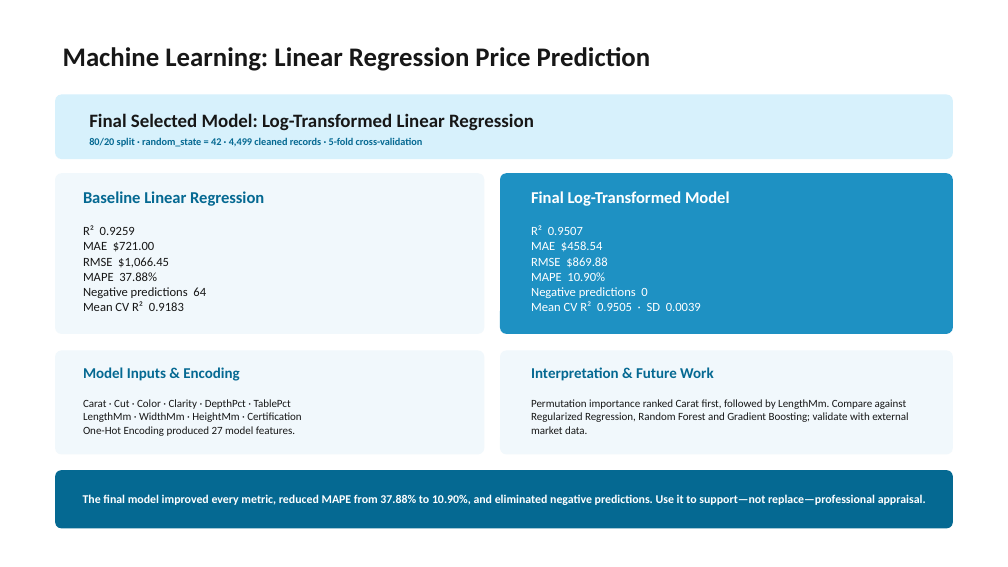
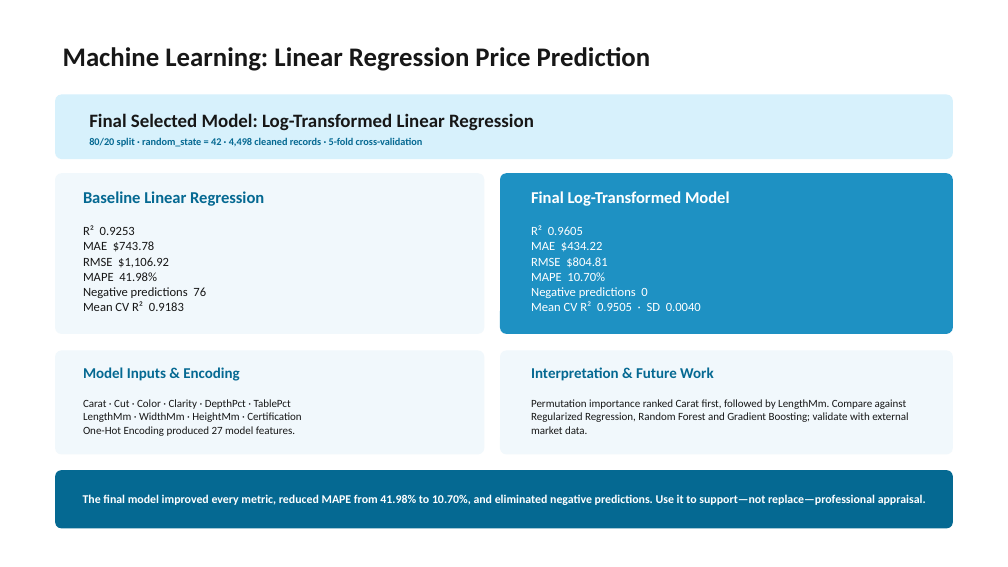
Before and after one commit to shaialt/diamond-sales-analysis, a slide deck: slide 9 of Diamond-Sales-Analysis-Final-Corrected.pptx. Drawn at 1008x567 pixels with LibreOffice and Linux fonts; fonts in the diff are those of the drawing. Boxes give left, top, right and bottom in pixels: in the first picture for what was removed or moved away, otherwise in the second. Text is boxed around its words. In the diff, an @@ line names an element or a change of style, - is before the commit and + after.

```diff
--- a/Diamond-Sales-Analysis-Final-Corrected.pptx
+++ b/Diamond-Sales-Analysis-Final-Corrected.pptx
@@ text at (x1=89, y1=137, x2=423, y2=147): text changed @@
-80/20 split · random_state = 42 · 4,499 cleaned records · 5-fold cross-validation
+80/20 split · random_state = 42 · 4,498 cleaned records · 5-fold cross-validation
@@ text at (x1=83, y1=225, x2=206, y2=298): text changed @@
-R² 0.9259
-MAE $721.00
-RMSE $1,066.45
-MAPE 37.88%
-Negative predictions 64
+R² 0.9253
+MAE $743.78
+RMSE $1,106.92
+MAPE 41.98%
+Negative predictions 76
@@ text at (x1=531, y1=225, x2=607, y2=281): text changed @@
-R² 0.9507
-MAE $458.54
-RMSE $869.88
-MAPE 10.90%
+R² 0.9605
+MAE $434.22
+RMSE $804.81
+MAPE 10.70%
@@ text at (x1=531, y1=301, x2=701, y2=311): text changed @@
-Mean CV R² 0.9505 · SD 0.0039
+Mean CV R² 0.9505 · SD 0.0040
@@ text at (x1=83, y1=494, x2=926, y2=505): text changed @@
-The final model improved every metric, reduced MAPE from 37.88% to 10.90%, and eliminated negative predictions. Use it to support—not replace—professional appraisal.
+The final model improved every metric, reduced MAPE from 41.98% to 10.70%, and eliminated negative predictions. Use it to support—not replace—professional appraisal.
```
Also in this commit, not shown: 3 other slides changed, 4 other files.
